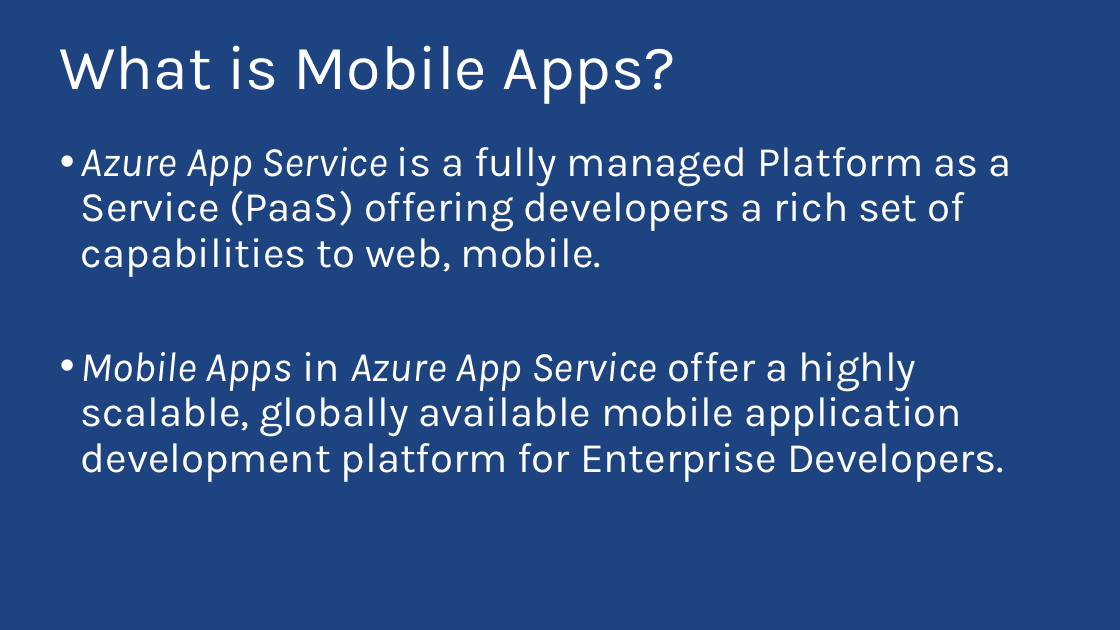
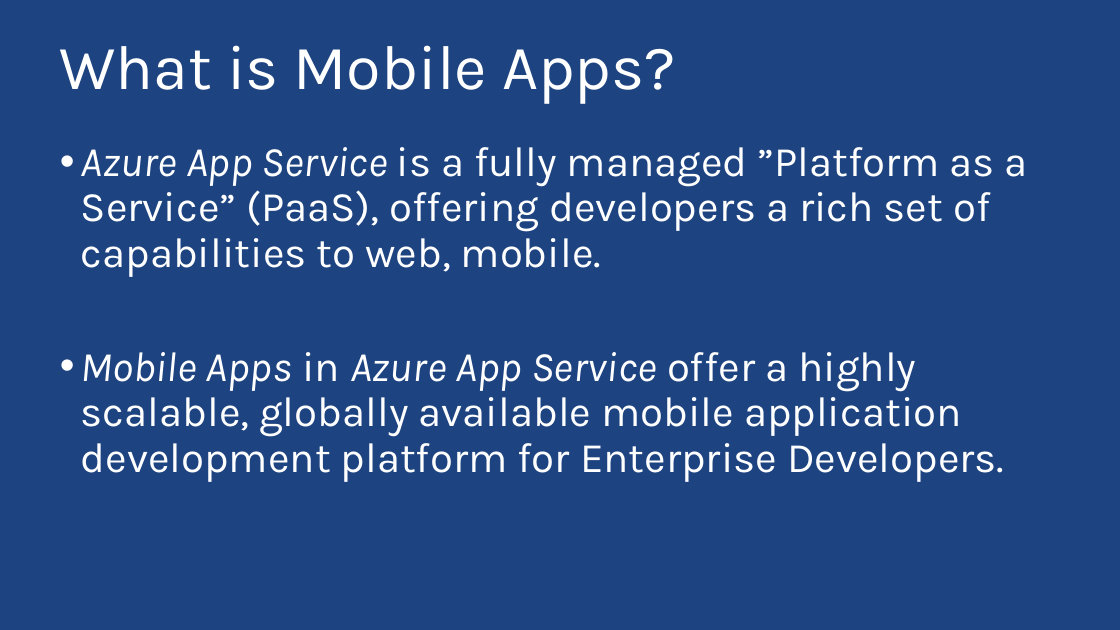
Before and after one commit to kunal-chowdhury/Public-Speakings, a slide deck: slide 9 of 20161112-12-Nov-2016, Microsoft Azure MVP Bootcamp/Azure App Services and Universal Windows Platform.pptx. Drawn at 1120x630 pixels with LibreOffice and Linux fonts; fonts in the diff are those of the drawing; background and template pictures are left out. Boxes give left, top, right and bottom in pixels: in the first picture for what was removed or moved away, otherwise in the second. Text is boxed around its words. In the diff, an @@ line names an element or a change of style, - is before the commit and + after.

Commit message:
Updated the slides for 'Microsoft Azure MVP Bootcamp - 12Nov2016' on 'Azure App Services and Universal Windows Platform'

```diff
--- a/20161112-12-Nov-2016, Microsoft Azure MVP Bootcamp/Azure App Services and Universal Windows Platform.pptx
+++ b/20161112-12-Nov-2016, Microsoft Azure MVP Bootcamp/Azure App Services and Universal Windows Platform.pptx
@@ text at (x1=81, y1=147, x2=1028, y2=277): text changed @@
-• Azure App Service is a fully managed Platform as a Service (PaaS) offering developers a rich set of capabilities to web, mobile.
+• Azure App Service is a fully managed ”Platform as a Service” (PaaS), offering developers a rich set of capabilities to web, mobile.
```
Also in this commit, not shown: 1 other slide changed, 16 slides added, 2 slides removed.
